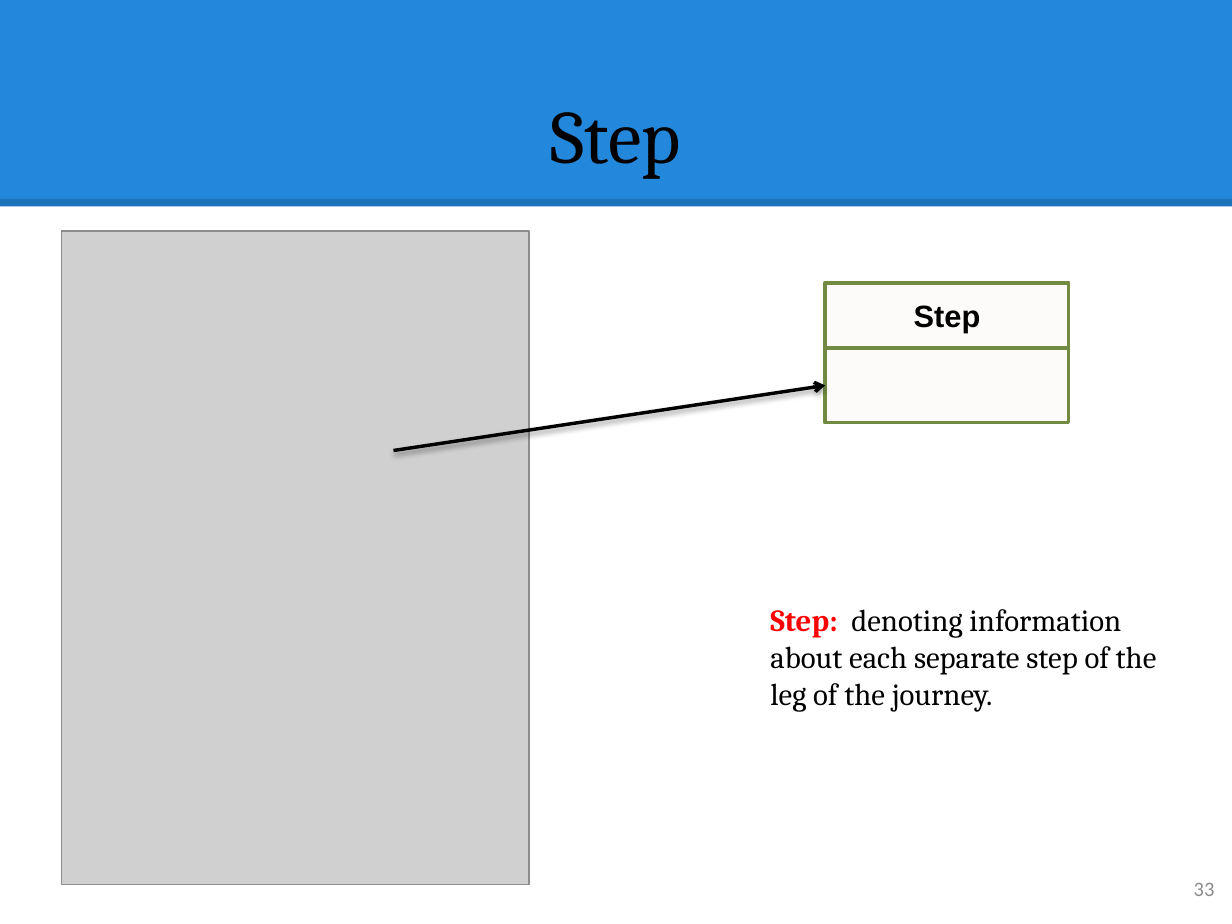
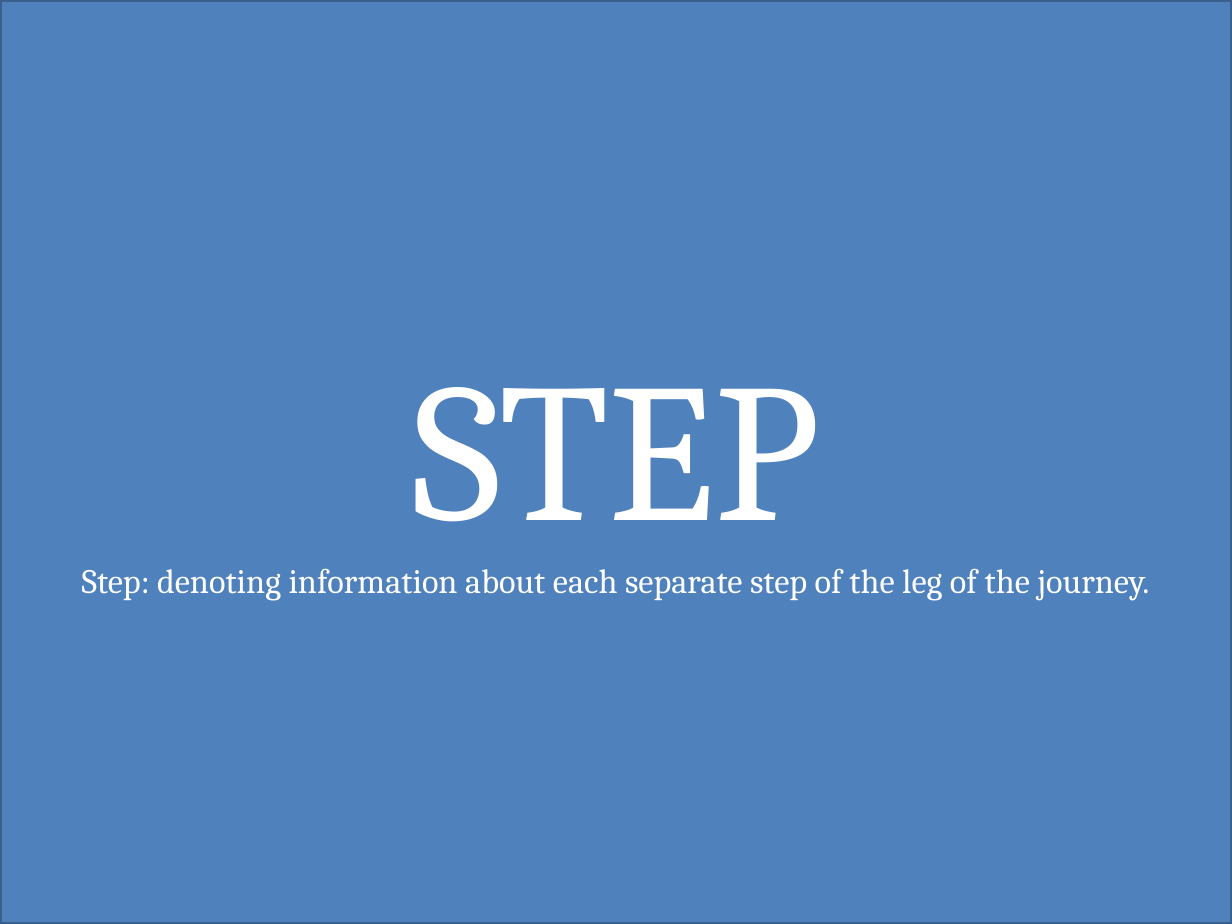
Before and after one commit to hqt/street-router, a slide deck: slide 30 of Document/presentation/ngoan/5 search motorbike.pptx (slide 33 before the commit). Drawn at 1232x924 pixels with LibreOffice and Linux fonts; fonts in the diff are those of the drawing; grey boxes stand for pictures. Boxes give left, top, right and bottom in pixels: in the first picture for what was removed or moved away, otherwise in the second. Text is boxed around its words. In the diff, an @@ line names an element or a change of style, - is before the commit and + after.

```diff
--- a/Document/presentation/ngoan/5 search motorbike.pptx
+++ b/Document/presentation/ngoan/5 search motorbike.pptx
@@ rectangle "STEP": place and size @@
-rectangle "STEP" at [770, 609, 1157, 712]
+rectangle "STEP" at [0, 0, 1232, 924]
@@ rectangle "STEP" at [0, 0, 1232, 924]: vertical alignment top to middle; fill none to #4F81BD; outline none to #3A5F8C 2 pt @@
@@ rectangle removed at [0, 0, 1232, 207] @@
@@ title removed at [551, 112, 681, 179] @@
-Step
@@ line removed from (0, 202) to (1232, 202) @@
@@ picture removed at [62, 230, 529, 883] @@
@@ rectangle removed at [825, 283, 1069, 349] @@
-Step
@@ rectangle removed at [825, 349, 1069, 424] @@
@@ arrow removed from (393, 451) to (825, 386) @@
@@ text in rectangle at [412, 387, 820, 522]: paragraph added @@
+STEP
@@ text in rectangle at [82, 568, 1149, 601]: size 18 to 20 pt; text colour #FF0000 to #FFFFFF, bold off in "Step:"; text colour #000000 to #FFFFFF in "denoting information about each separate step of ..."; alignment left to centre @@
@@ page number removed at [1194, 883, 1215, 896] @@
-33
```
Also in this commit, not shown: 14 other slides changed, 15 slides added, 5 slides removed.
